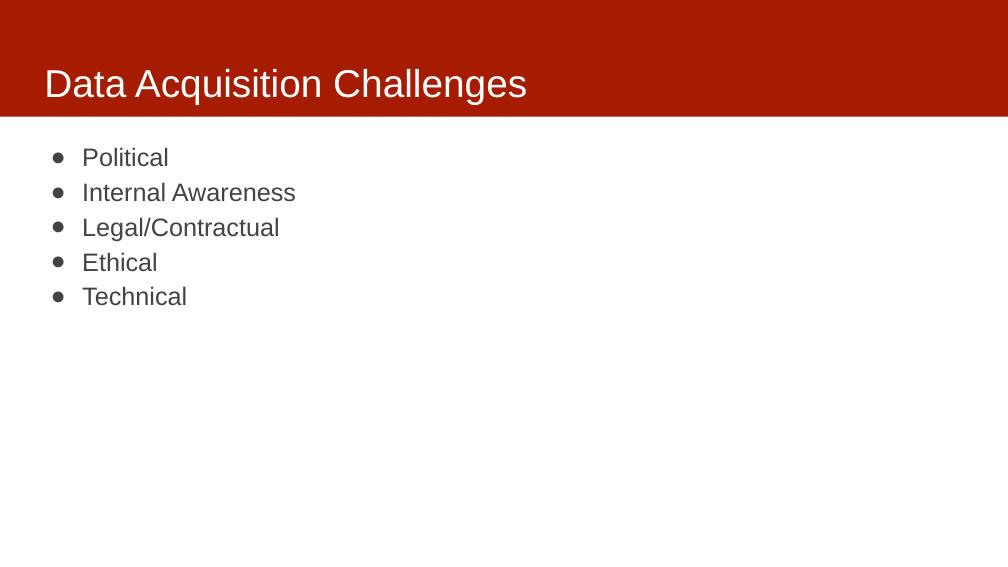
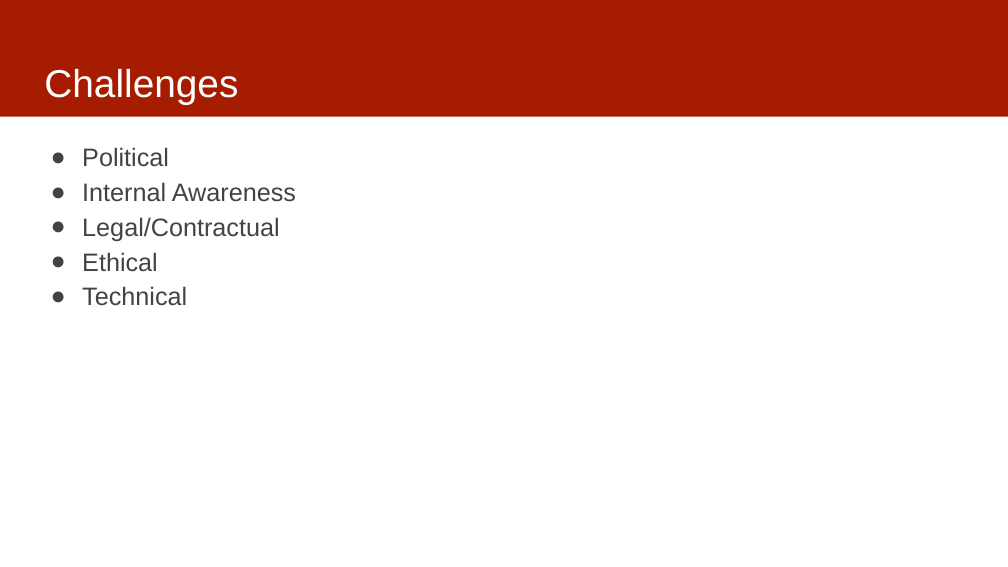
Before and after one commit to dssg/mlforpublicpolicylab, a slide deck: slide 4 of 02 - Case Studies and Acquiring Data/data.pptx. Drawn at 1008x567 pixels with LibreOffice and Linux fonts; fonts in the diff are those of the drawing. Boxes give left, top, right and bottom in pixels: in the first picture for what was removed or moved away, otherwise in the second. Text is boxed around its words. In the diff, an @@ line names an element or a change of style, - is before the commit and + after.

Commit message:
updated data

```diff
--- a/02 - Case Studies and Acquiring Data/data.pptx
+++ b/02 - Case Studies and Acquiring Data/data.pptx
@@ title at bbox=[44, 69, 238, 105]: text changed @@
-Data Acquisition Challenges
+Challenges
```
Also in this commit, not shown: 3 other slides changed.
